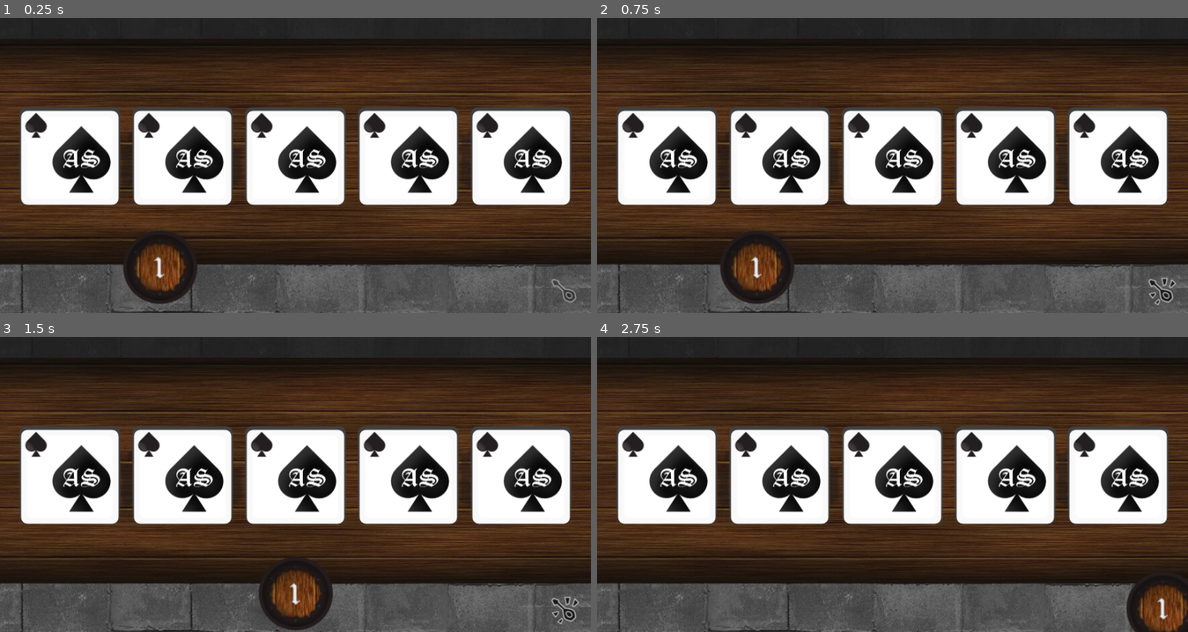
Above: before the commit, frames 1-4 (two rows, left to right).
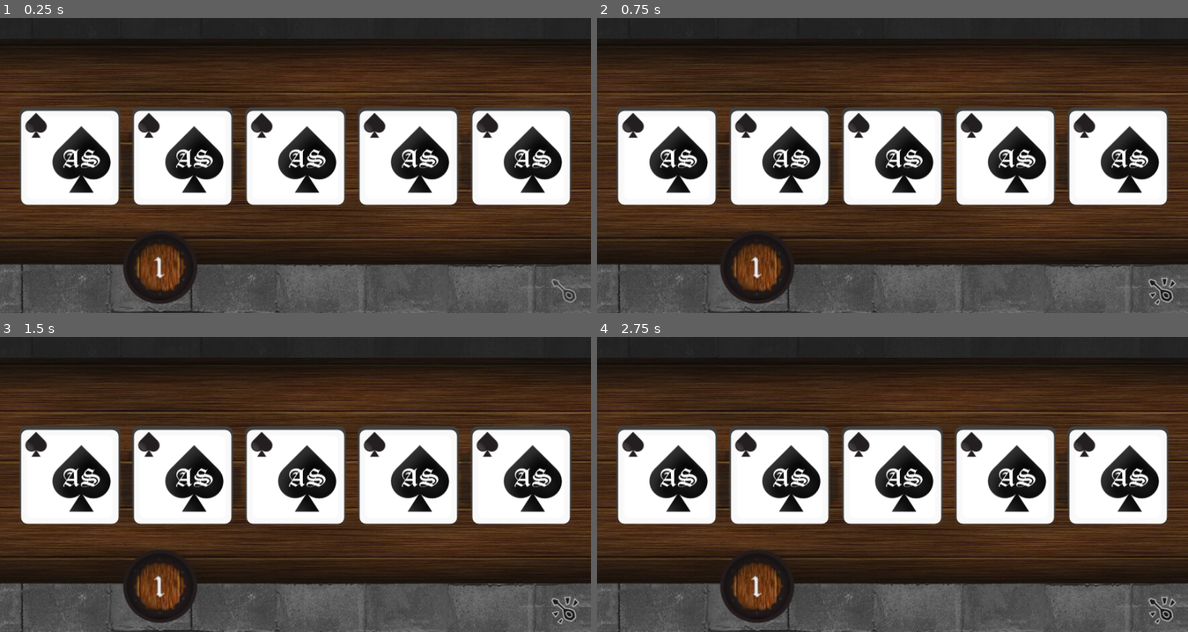
Above: after the commit, the same moments.

Repository: ubermanu/kingdom-poker
Game: Godot game, scene res://Game.tscn
Two runs of this game, one before a commit and one after it. Both use one fixed random seed, a clock stepped at 60 frames per second and the inputs below.
Inputs (mouse positions are in pixels of both pictures, inside the frame that each line leads up to):
- Up to frame 1 (0.25 s): no input
- Up to frame 2 (0.75 s): tap Enter at 0.5 s; drag from (1164, 289) to (951, 100) at 0.52 s
- Up to frame 3 (1.5 s): tap Space at 1.25 s; drag from (159, 584) to (567, 608) at 1.27 s
- Up to frame 4 (2.75 s): tap Enter at 2 s; move the mouse to (951, 419) at 2.02 s; click (951, 419) at 2.17 s

The runs differ from the first frame. In frame 3, 3.7% of the frame differs, in the area x 20-57%, y 72-100%; in frame 4, 3.4%.

Commit message:
Update token with props and fix spriteset

Diff:
--- a/Token.gd
+++ b/Token.gd
@@ -1,15 +1,26 @@
 extends KinematicBody2D
+
+export (int) var value = 1 setget set_value
+export (bool) var draggable = false
 
 var dragging = false
 var offset = Vector2.ZERO
 
+var allowed_values = [
+	1, 5, 10, 20, 100
+]
+
+func set_value(v):
+	value = v
+	$Sprite.frame = allowed_values.find(v)
+
 func _process(_delta):
-	if dragging:
+	if draggable and dragging:
 		var mouse = get_viewport().get_mouse_position()
 		position = Vector2(mouse.x - offset.x, mouse.y - offset.y)
 
 func _on_Token_input_event(_viewport, event, _shape_idx):
-	if event is InputEventMouseButton:
+	if draggable and event is InputEventMouseButton:
 		if event.button_index == BUTTON_LEFT and event.pressed:
 			offset = get_viewport().get_mouse_position() - position
 			dragging = true
@@ -23,7 +34,9 @@
 	queue_free()
 
 func _on_Token_mouse_entered():
-	Input.set_default_cursor_shape(Input.CURSOR_DRAG)
+	if draggable:
+		Input.set_default_cursor_shape(Input.CURSOR_DRAG)
 
 func _on_Token_mouse_exited():
-	Input.set_default_cursor_shape(Input.CURSOR_ARROW)
+	if draggable:
+		Input.set_default_cursor_shape(Input.CURSOR_ARROW)
--- a/Token.tscn
+++ b/Token.tscn
@@ -13,9 +13,7 @@
 
 [node name="Sprite" type="Sprite" parent="."]
 texture = ExtResource( 1 )
-region_enabled = true
-region_rect = Rect2( 2, 2, 111, 111 )
-region_filter_clip = true
+hframes = 5
 
 [node name="CollisionShape2D" type="CollisionShape2D" parent="."]
 shape = SubResource( 1 )
